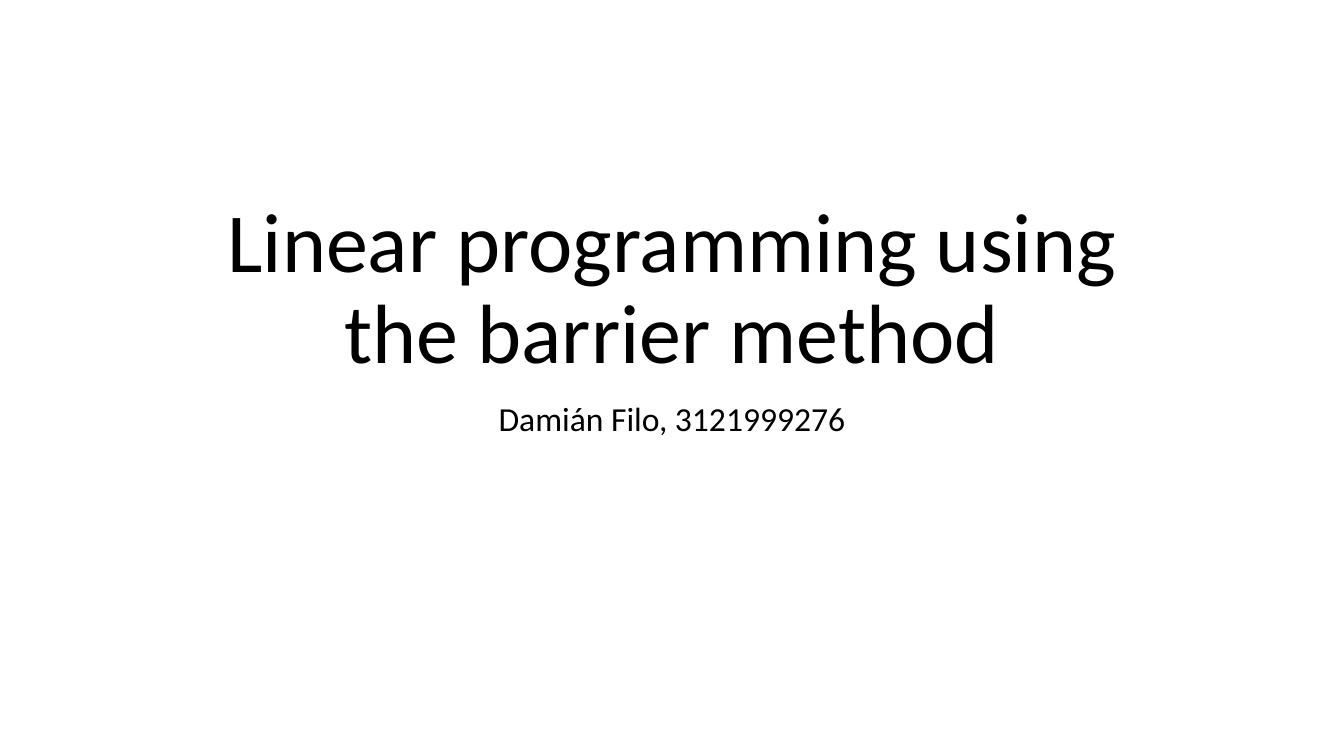
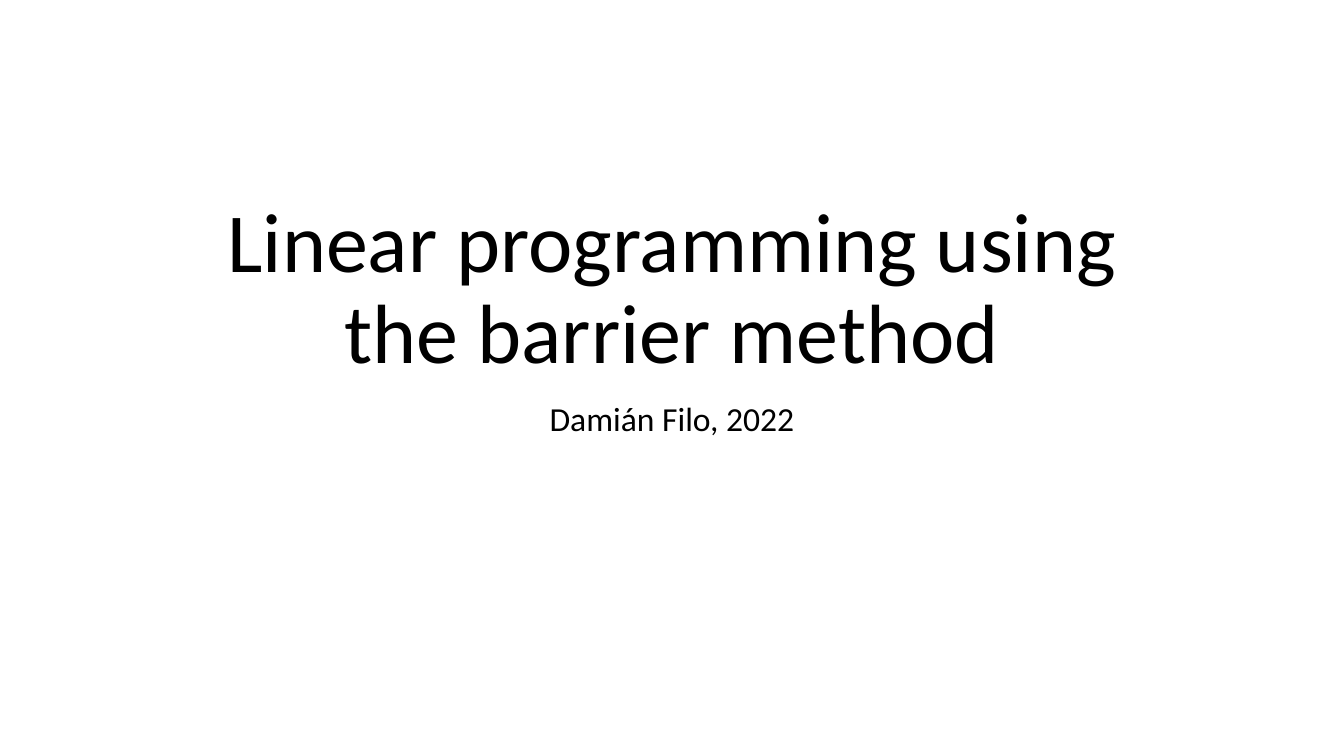
Before and after one commit to splithor1zon/Edu-BarrierMethodLP, a slide deck: slide 1 of LP-BM.pptx. Drawn at 1344x756 pixels with LibreOffice and Linux fonts; fonts in the diff are those of the drawing; background and template pictures are left out. Boxes give left, top, right and bottom in pixels: in the first picture for what was removed or moved away, otherwise in the second. Text is boxed around its words. In the diff, an @@ line names an element or a change of style, - is before the commit and + after.

```diff
--- a/LP-BM.pptx
+++ b/LP-BM.pptx
@@ subtitle at box(550, 407, 794, 435): text changed @@
-Damián Filo, 3121999276
+Damián Filo, 2022
```
Also in this commit, not shown: 2 other files.
